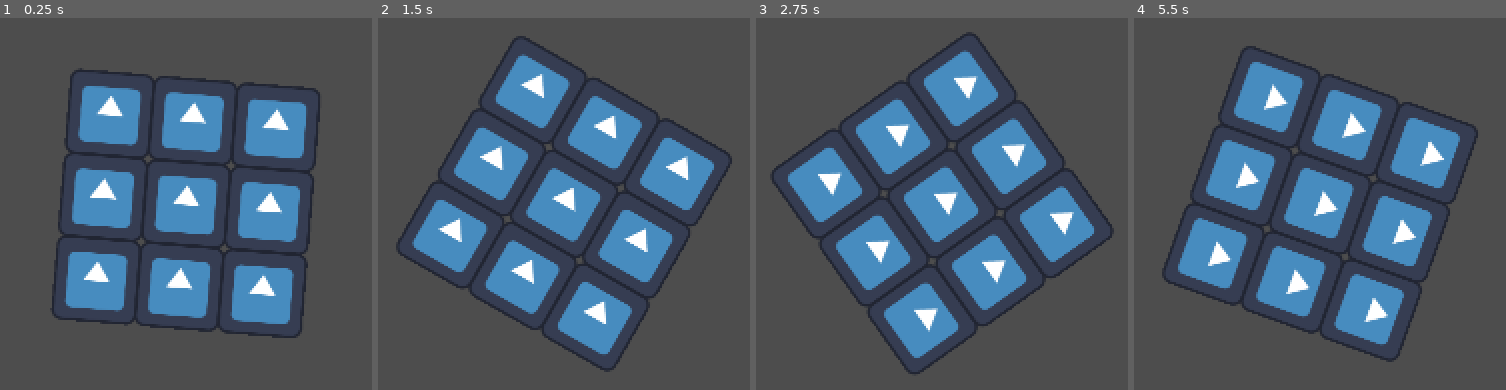
Above: before the commit, frames 1-4 (left to right).
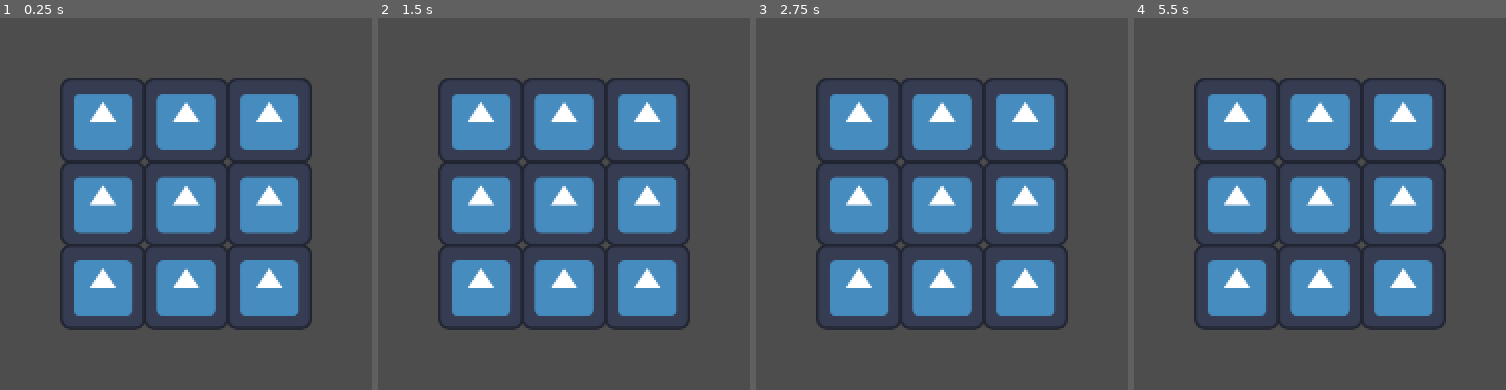
Above: after the commit, the same moments.

Repository: ARCsweden/GameJam2024FallA
Game: Godot game, scene res://Scenes/TestRaftScene.tscn
Two runs of this game, one before a commit and one after it. Both use one fixed random seed, a clock stepped at 60 frames per second and the inputs below. The project has no main scene, so this scene is started directly. The engine's default icon, where the game draws it, is replaced by a stand-in: a white triangle on a blue panel in a dark square.
Inputs:
- Up to frame 1 (0.25 s): no input
- Up to frame 2 (1.5 s): no input
- Up to frame 3 (2.75 s): no input
- Up to frame 4 (5.5 s): no input

The runs differ from the first frame. In frame 1, 16% of the frame differs, in the area x 13-87%, y 13-87%; in frame 2, 31%; in frame 3, 32%, in the area x 3-97%, y 3-96%; in frame 4, 30%.

Commit message:
Removed angular test velocity

Diff:
--- a/dontdrowntogether/Scenes/Raft.tscn
+++ b/dontdrowntogether/Scenes/Raft.tscn
@@ -10,7 +10,6 @@
 
 [node name="RaftBody" type="RigidBody2D" parent="."]
 gravity_scale = 0.0
-angular_velocity = 0.349066
 angular_damp_mode = 1
 script = ExtResource("1_sw433")
 
